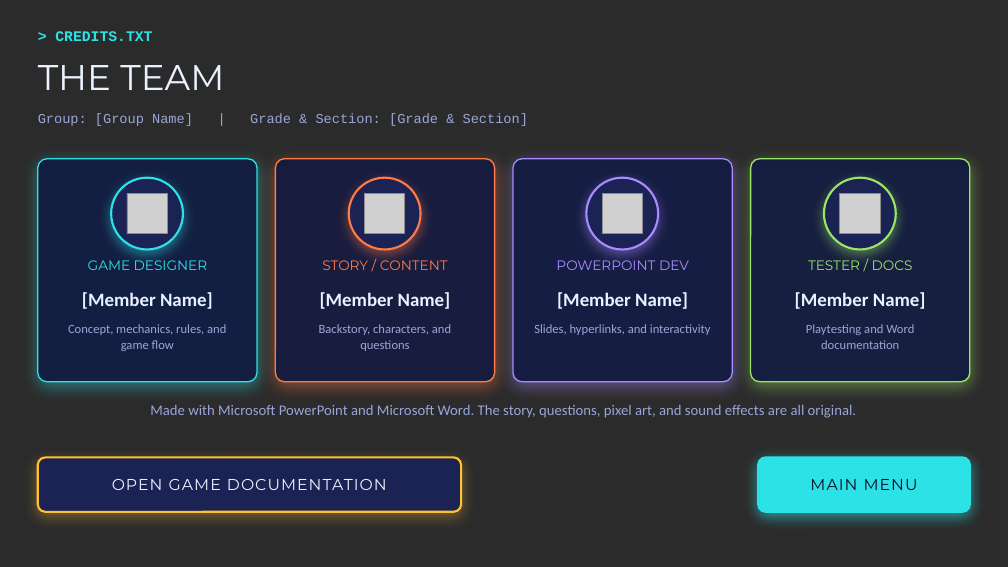
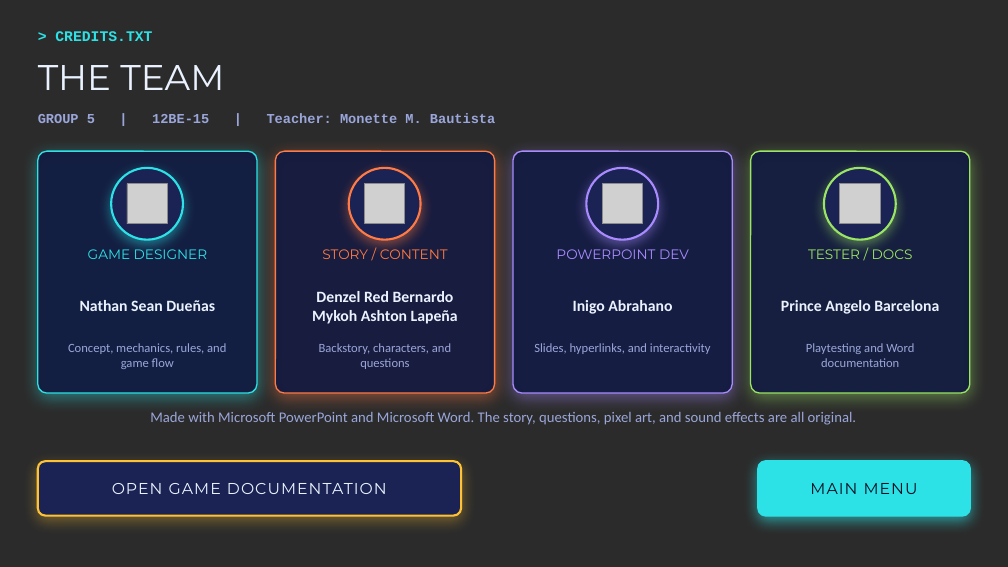
Before and after one commit to ashton212123/ashton212123, a slide deck: slide 3 of gamecraft-ctrl-escape/CTRL-ESCAPE_Game.pptx. Drawn at 1008x567 pixels with LibreOffice and Linux fonts; fonts in the diff are those of the drawing; grey boxes stand for pictures; background and template pictures are left out; a plain dark background stands for a picture behind light text. Boxes give left, top, right and bottom in pixels: in the first picture for what was removed or moved away, otherwise in the second. Text is boxed around its words. In the diff, an @@ line names an element or a change of style, - is before the commit and + after.

```diff
--- a/gamecraft-ctrl-escape/CTRL-ESCAPE_Game.pptx
+++ b/gamecraft-ctrl-escape/CTRL-ESCAPE_Game.pptx
@@ text at (x1=38, y1=113, x2=495, y2=123): text changed; bold on @@
-Group: [Group Name] | Grade & Section: [Grade & Section]
+GROUP 5 | 12BE-15 | Teacher: Monette M. Bautista
@@ rounded rectangle resized from (x1=38, y1=159, x2=257, y2=382) to (x1=38, y1=151, x2=257, y2=393) @@
@@ rounded rectangle resized from (x1=275, y1=159, x2=495, y2=382) to (x1=275, y1=151, x2=495, y2=393) @@
@@ 4 pictures, 4 texts, 4 ellipses moved together from (x1=88, y1=178, x2=913, y2=270) to (x1=88, y1=168, x2=913, y2=259) @@
@@ rounded rectangle resized from (x1=513, y1=159, x2=733, y2=382) to (x1=513, y1=151, x2=733, y2=393) @@
@@ rounded rectangle resized from (x1=751, y1=159, x2=970, y2=382) to (x1=751, y1=151, x2=970, y2=393) @@
@@ text at (x1=312, y1=291, x2=458, y2=324): text changed; size 18 to 15 pt @@
-[Member Name]
+Denzel Red Bernardo
+Mykoh Ashton Lapeña
@@ vertical alignment top to middle in 4 elements at (x1=80, y1=300, x2=215, y2=311), (x1=312, y1=291, x2=458, y2=324), (x1=573, y1=300, x2=672, y2=314), (x1=781, y1=300, x2=939, y2=314) @@
@@ text at (x1=80, y1=300, x2=215, y2=311): text changed; size 18 to 15 pt @@
-[Member Name]
+Nathan Sean Dueñas
@@ text at (x1=573, y1=300, x2=672, y2=314): text changed; size 18 to 15 pt @@
-[Member Name]
+Inigo Abrahano
@@ text at (x1=781, y1=300, x2=939, y2=314): text changed; size 18 to 15 pt @@
-[Member Name]
+Prince Angelo Barcelona
@@ text "Concept, mechanics, rules, and game ..." moved from (x1=68, y1=324, x2=226, y2=351) to (x1=68, y1=343, x2=226, y2=369) @@
@@ text "Backstory, characters, and questions" moved from (x1=319, y1=324, x2=451, y2=351) to (x1=319, y1=343, x2=451, y2=369) @@
@@ text "Slides, hyperlinks, and interactivity" moved from (x1=534, y1=324, x2=711, y2=335) to (x1=534, y1=343, x2=711, y2=354) @@
@@ text "Playtesting and Word documentation" moved from (x1=806, y1=324, x2=914, y2=349) to (x1=806, y1=343, x2=914, y2=367) @@
@@ 2 rounded rectangles, 1 text moved together from (x1=38, y1=405, x2=970, y2=512) to (x1=38, y1=412, x2=970, y2=516) @@
```
Also in this commit, not shown: 5 other files.
